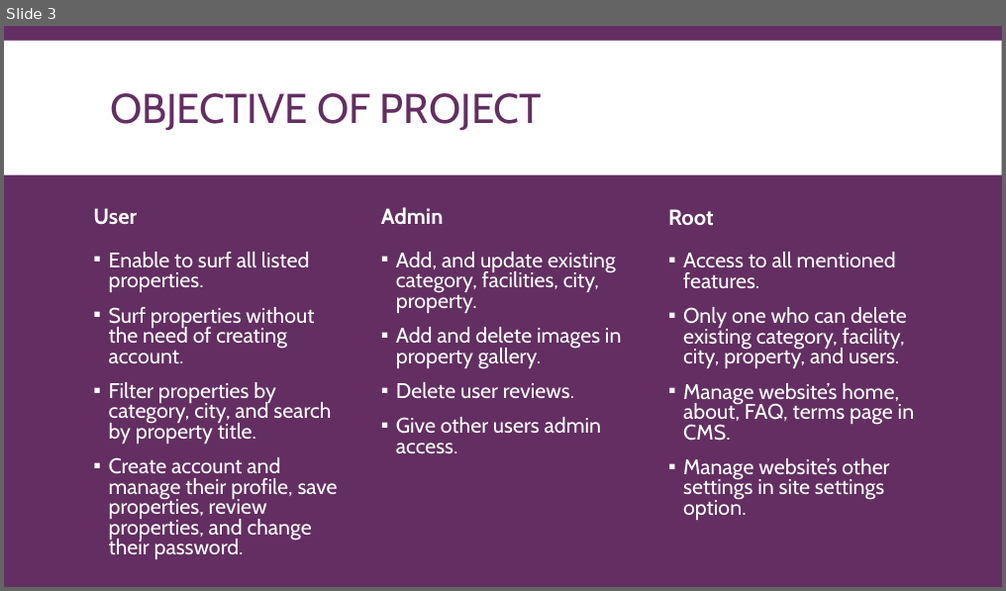
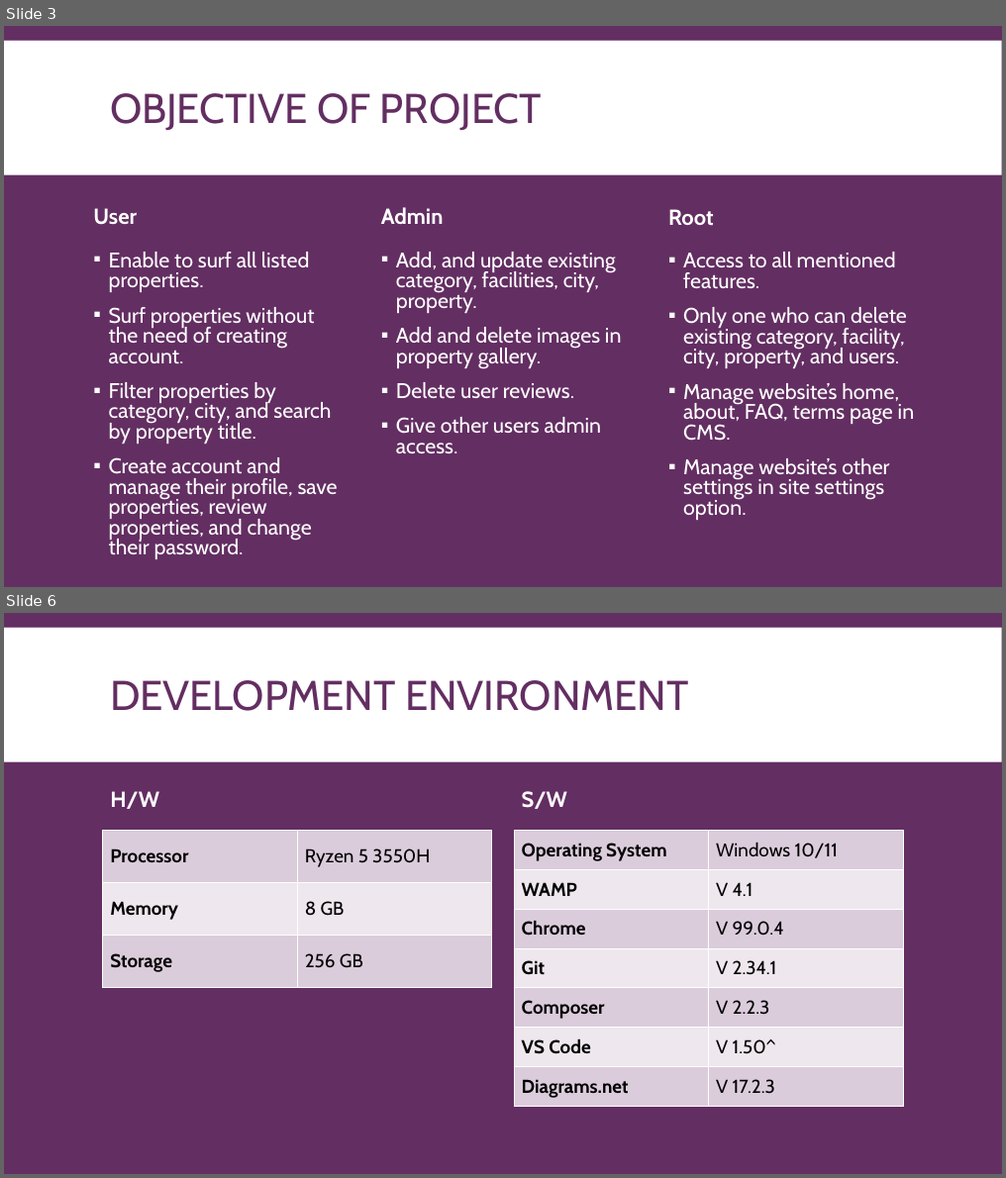
Before and after one commit to smartdev5050/Real_Estate_Site, a slide deck: Documentation/DocumentationPresentation.pptx. Shown one above the other, each under a label of ours: slide 3 before the commit, slides 3 and 6 after it; the slides between them are not shown. The pictures are 1006x591 and 1006x1178 pixels, drawn with LibreOffice and Linux fonts; fonts in the diff are those of the drawing. Boxes give left, top, right and bottom in pixels: in the first picture for what was removed or moved away, otherwise in the second. Text is boxed around its words. In the diff, an @@ line names an element or a change of style, - is before the commit and + after.

```diff
--- a/Documentation/DocumentationPresentation.pptx
+++ b/Documentation/DocumentationPresentation.pptx
@@ slide 6 added at [4,613,1002,1174], background #632E62; not listed: 1 template element that a slide beside it also shows @@
@@ title added at [110,680,688,711], 40 pt, text #632E62 @@
+DEVELOPMENT ENVIRONMENT
@@ text added at [110,791,159,809], 21 pt, text #FFFFFF, bold @@
+H/W
@@ text added at [522,791,567,809], 21 pt, text #FFFFFF, bold @@
+S/W
@@ table added at [103,830,492,988], 3 rows, 2 columns @@
+Processor | Ryzen 5 3550H
+Memory | 8 GB
+Storage | 256 GB
@@ table added at [514,830,903,1106], 7 rows, 2 columns @@
+Operating System | Windows 10/11
+WAMP | V 4.1
+Chrome | V 99.0.4
+Git | V 2.34.1
+Composer | V 2.2.3
+VS Code | V 1.50^
+Diagrams.net | V 17.2.3
```
Also in this commit, not shown: 1 slide changed, 6 other slides added, 2 other files.
